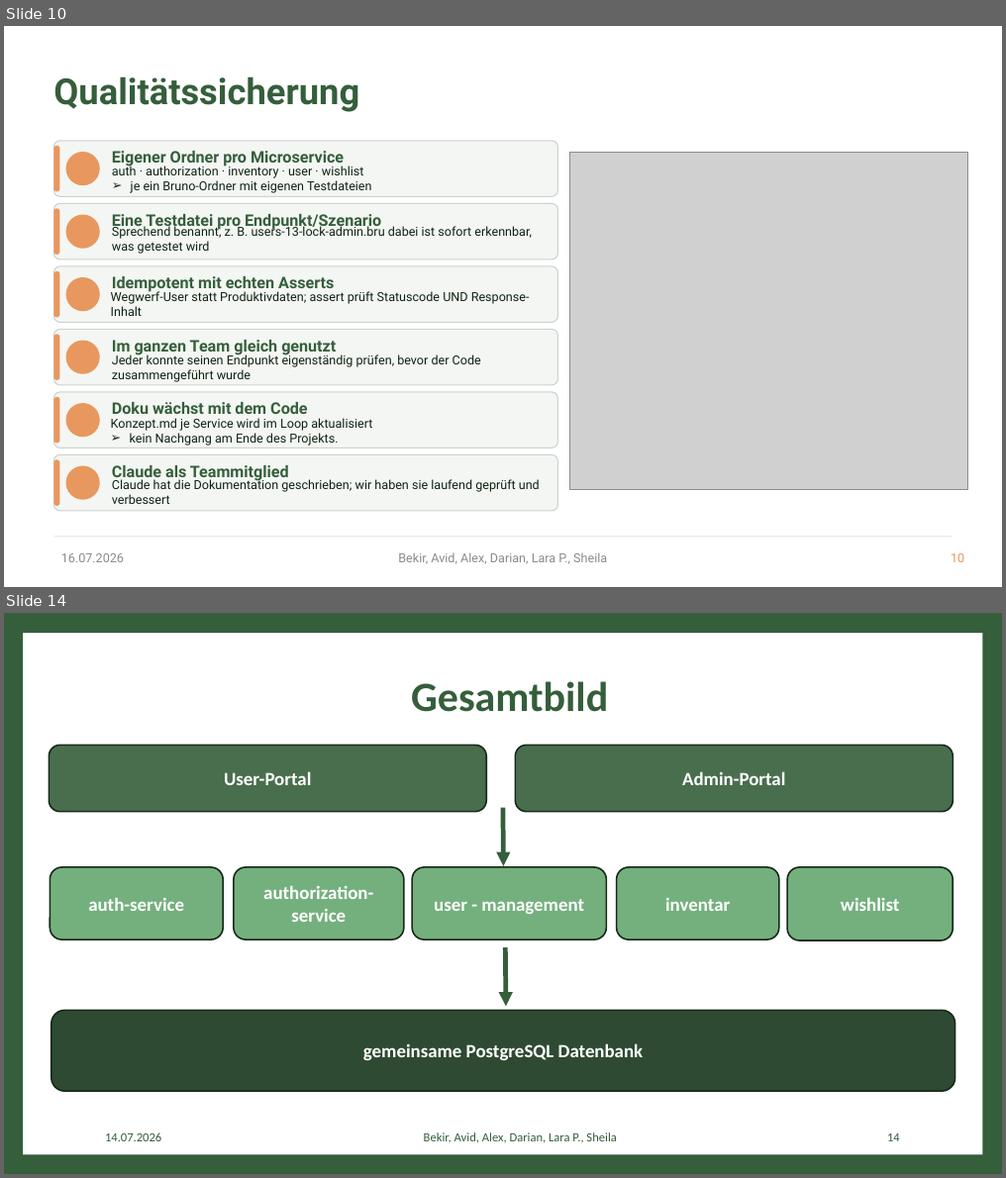
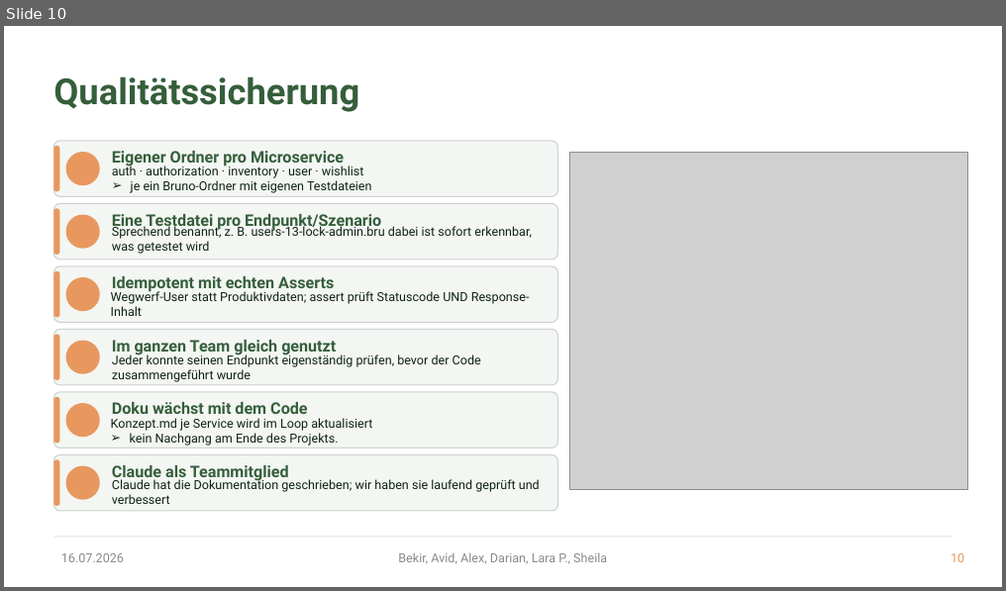
Before and after one commit to bekirtahagd/rezeptshop, a slide deck: docs/Web-Engineering.pptx. Shown one above the other, each under a label of ours: slides 10 and 14 before the commit, slide 10 after it; the slides between them are not shown. The pictures are 1006x1178 and 1006x591 pixels, drawn with LibreOffice and Linux fonts; fonts in the diff are those of the drawing; grey boxes stand for pictures; background and template pictures are left out. Boxes give left, top, right and bottom in pixels: in the first picture for what was removed or moved away, otherwise in the second. Text is boxed around its words. In the diff, an @@ line names an element or a change of style, - is before the commit and + after.

```diff
--- a/docs/Web-Engineering.pptx
+++ b/docs/Web-Engineering.pptx
@@ slide 14 removed at [4, 613, 1002, 1174], background #355E3B @@
@@ rectangle removed at [23, 633, 982, 1155] @@
@@ title removed at [411, 681, 608, 712] @@
-Gesamtbild
@@ rounded rectangle removed at [49, 745, 487, 811] @@
-User-Portal
@@ rounded rectangle removed at [515, 745, 953, 811] @@
-Admin-Portal
@@ arrow removed from (503, 808) to (503, 866) @@
@@ rounded rectangle removed at [50, 867, 223, 940] @@
-auth-service
@@ rounded rectangle removed at [234, 867, 404, 940] @@
-authorization-service
@@ rounded rectangle removed at [412, 867, 607, 940] @@
-user - management
@@ rounded rectangle removed at [617, 867, 779, 940] @@
-inventar
@@ rounded rectangle removed at [788, 867, 953, 941] @@
-wishlist
@@ arrow removed from (506, 948) to (506, 1007) @@
@@ rounded rectangle removed at [52, 1011, 955, 1091] @@
-gemeinsame PostgreSQL Datenbank
@@ text removed at [105, 1133, 161, 1142] @@
-14.07.2026
@@ text removed at [424, 1133, 616, 1144] @@
-Bekir, Avid, Alex, Darian, Lara P., Sheila
@@ page number removed at [887, 1134, 900, 1142] @@
-14
```
Also in this commit, not shown: 43 slides changed, 4 other slides removed, 5 other files.
